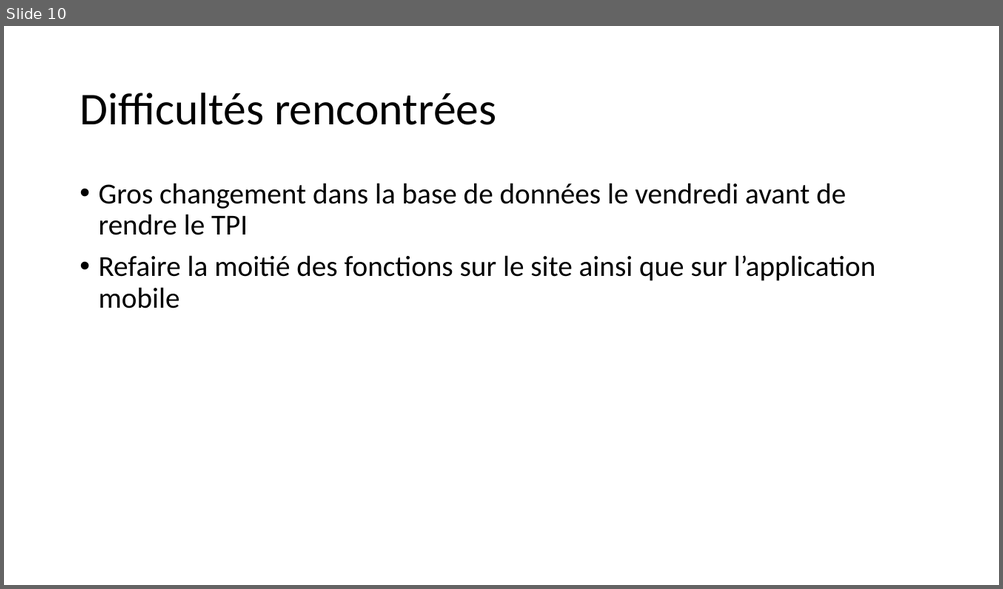
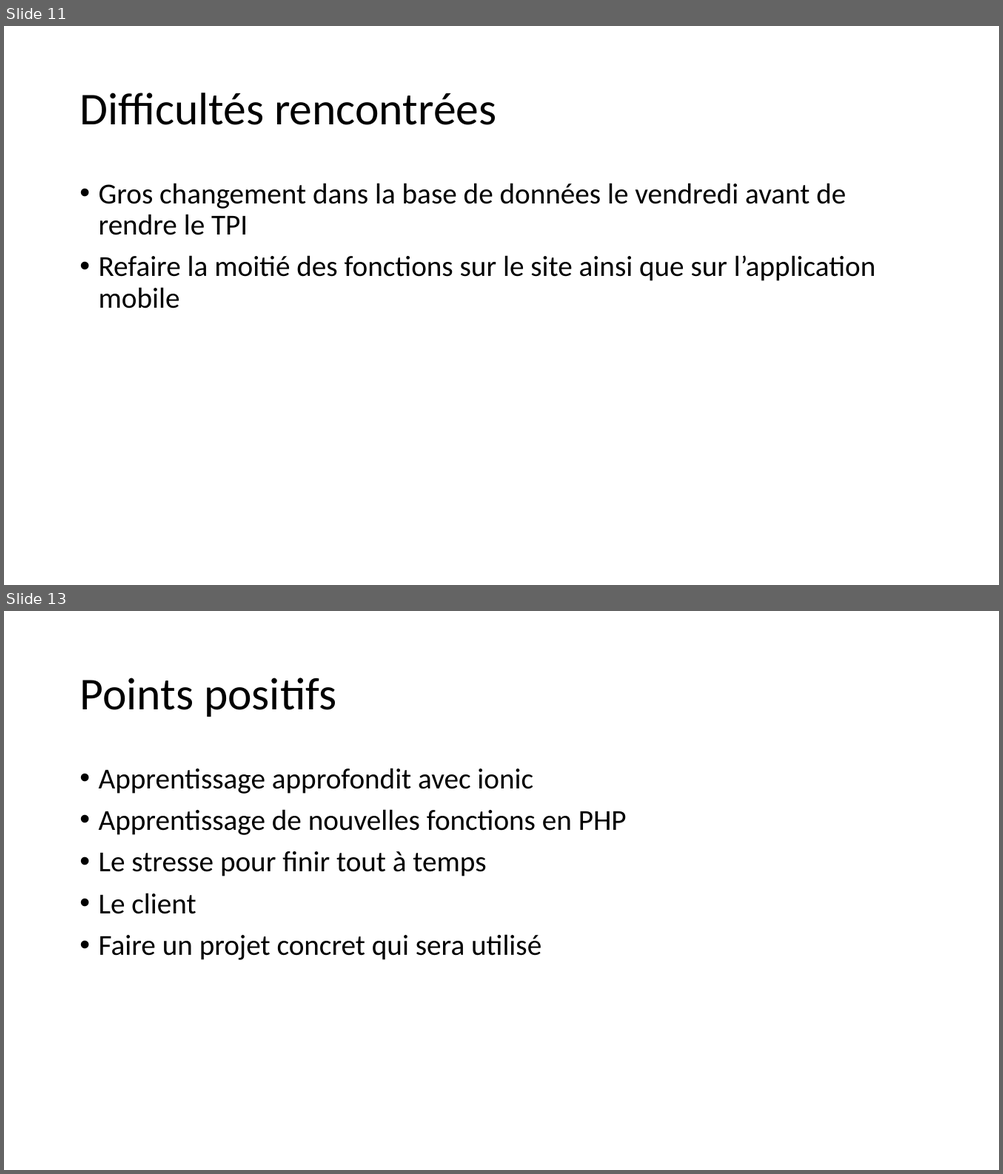
Before and after one commit to JeremyGfeller/TPI, a slide deck: Documentation/présentation.pptx. Shown one above the other, each under a label of ours: slide 10 before the commit, slides 11 and 13 after it; the slides between them are not shown. The pictures are 1003x589 and 1003x1174 pixels, drawn with LibreOffice and Linux fonts; fonts in the diff are those of the drawing. Boxes give left, top, right and bottom in pixels: in the first picture for what was removed or moved away, otherwise in the second. Text is boxed around its words. In the diff, an @@ line names an element or a change of style, - is before the commit and + after.

```diff
--- a/Documentation/présentation.pptx
+++ b/Documentation/présentation.pptx
@@ slide 13 added at (4, 611, 999, 1170), background #FFFFFF @@
@@ title added at (79, 678, 336, 717), 44 pt, text #000000 @@
+Points positifs
@@ text added at (99, 768, 626, 960), 28 pt, text #000000 @@
+• Apprentissage approfondit avec ionic
+• Apprentissage de nouvelles fonctions en PHP
+• Le stresse pour finir tout à temps
+• Le client
+• Faire un projet concret qui sera utilisé
@@ what was slide 10 is now slide 11 @@
```
Also in this commit, not shown: 3 slides changed, 2 other slides added.
